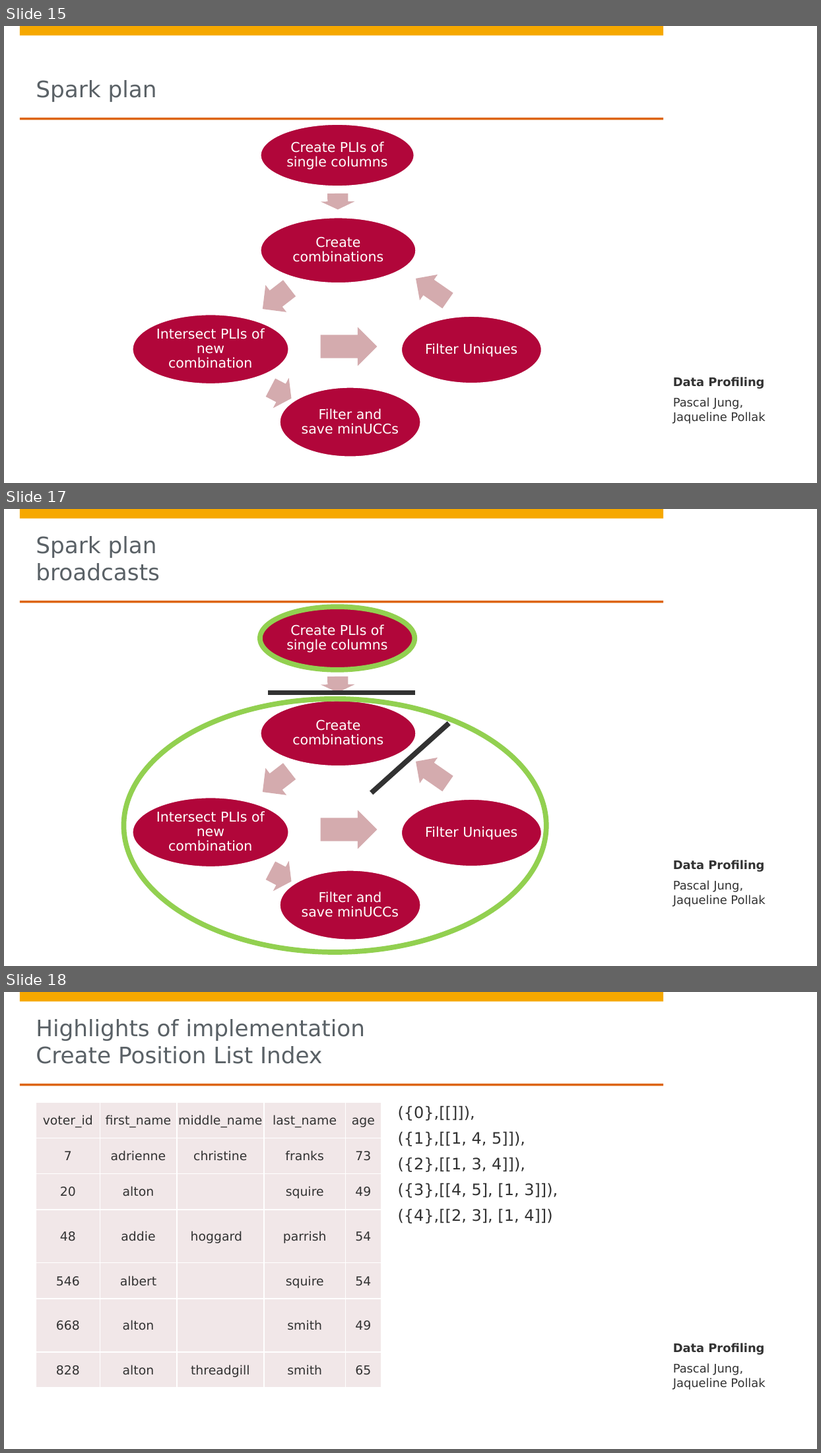
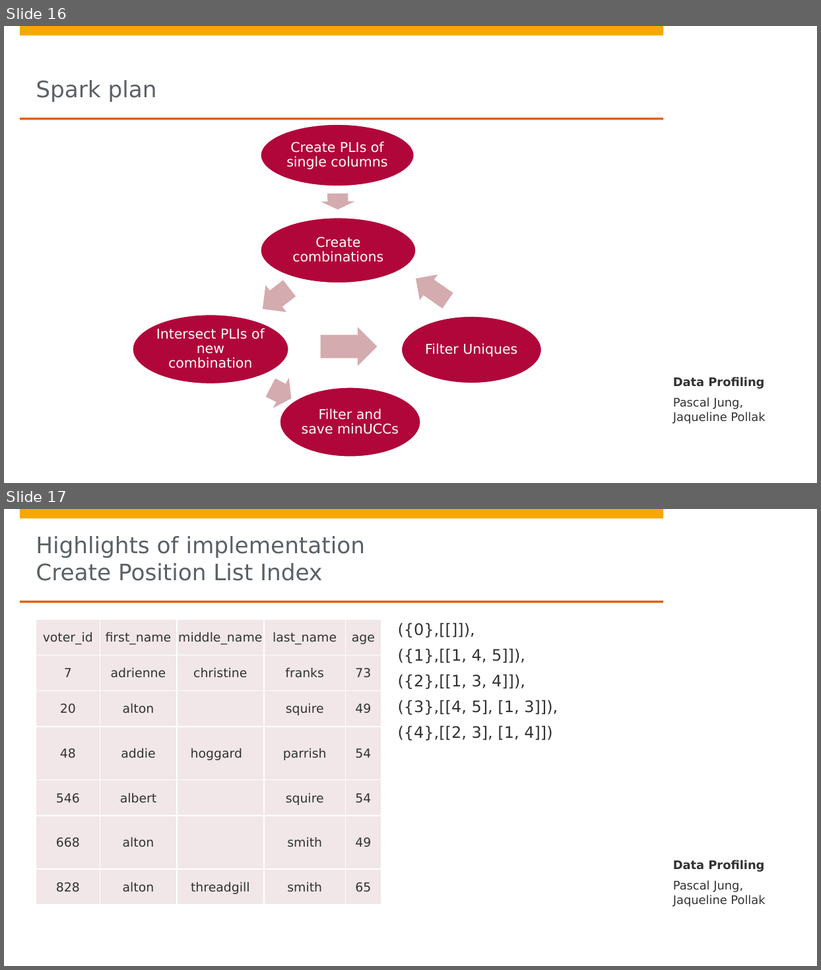
Before and after one commit to DBDA15/data-profiling, a slide deck: presentation.pptx. Shown one above the other, each under a label of ours: slides 15, 17 and 18 before the commit, slides 16 and 17 after it; the slides between them are not shown. The pictures are 821x1453 and 821x970 pixels, drawn with LibreOffice and Linux fonts; fonts in the diff are those of the drawing; background and template pictures are left out. Boxes give left, top, right and bottom in pixels: in the first picture for what was removed or moved away, otherwise in the second. Text is boxed around its words. In the diff, an @@ line names an element or a change of style, - is before the commit and + after.

```diff
--- a/presentation.pptx
+++ b/presentation.pptx
@@ slide 17 removed at bbox=[4, 509, 817, 966], background #FFFFFF; not listed: 4 template elements that a slide beside it also shows @@
@@ title removed at bbox=[36, 536, 160, 581] @@
-Spark plan
-broadcasts
@@ ellipse removed at bbox=[123, 699, 547, 953] @@
@@ line removed from (267, 692) to (415, 692) @@
@@ line removed from (372, 793) to (449, 723) @@
@@ group removed at bbox=[131, 607, 543, 941]: 5 ellipses, 5 texts, 5 right arrows @@
-Create PLIs of single columns
-Create combinations
-Intersect PLIs of new combination
-Filter and save minUCCs
-Filter Uniques
@@ text removed at bbox=[673, 860, 764, 872] @@
-Data Profiling
@@ text removed at bbox=[673, 881, 765, 907] @@
-Pascal Jung,
-Jaqueline Pollak
@@ what was slide 15 is now slide 16 @@
@@ what was slide 18 is now slide 17 @@
```
Also in this commit, not shown: 8 slides changed, 7 other slides removed.
